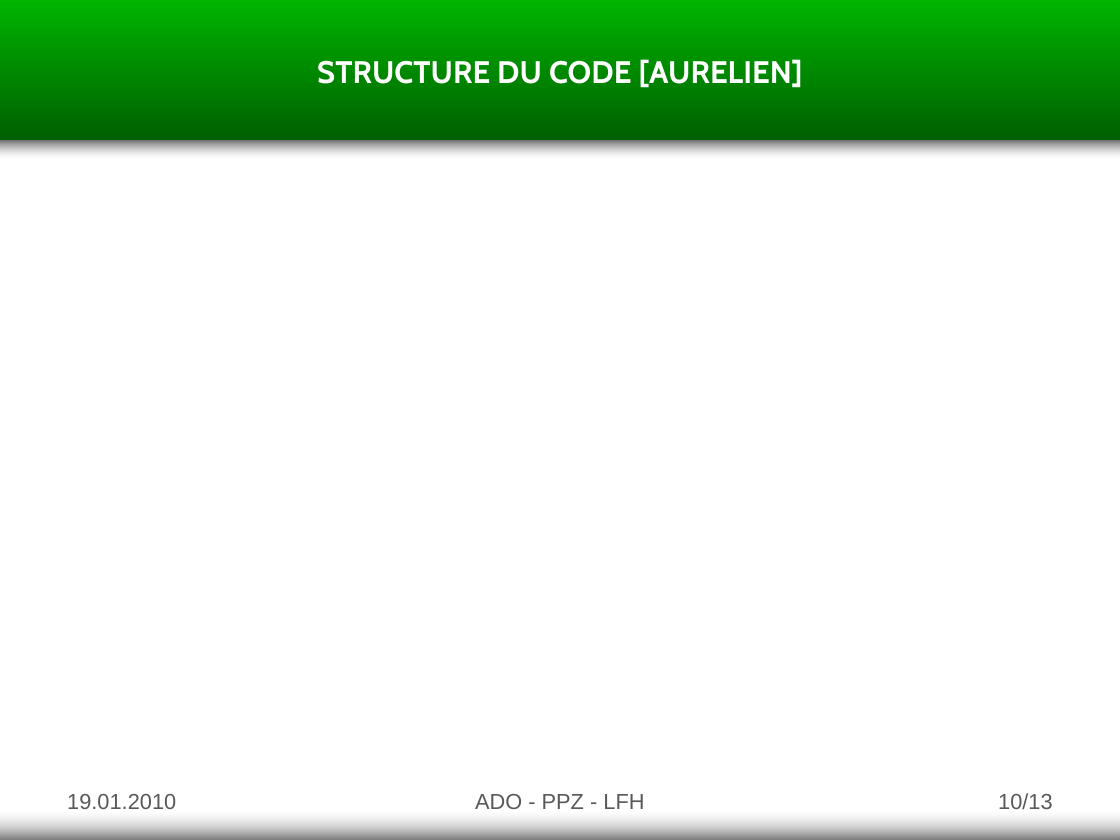
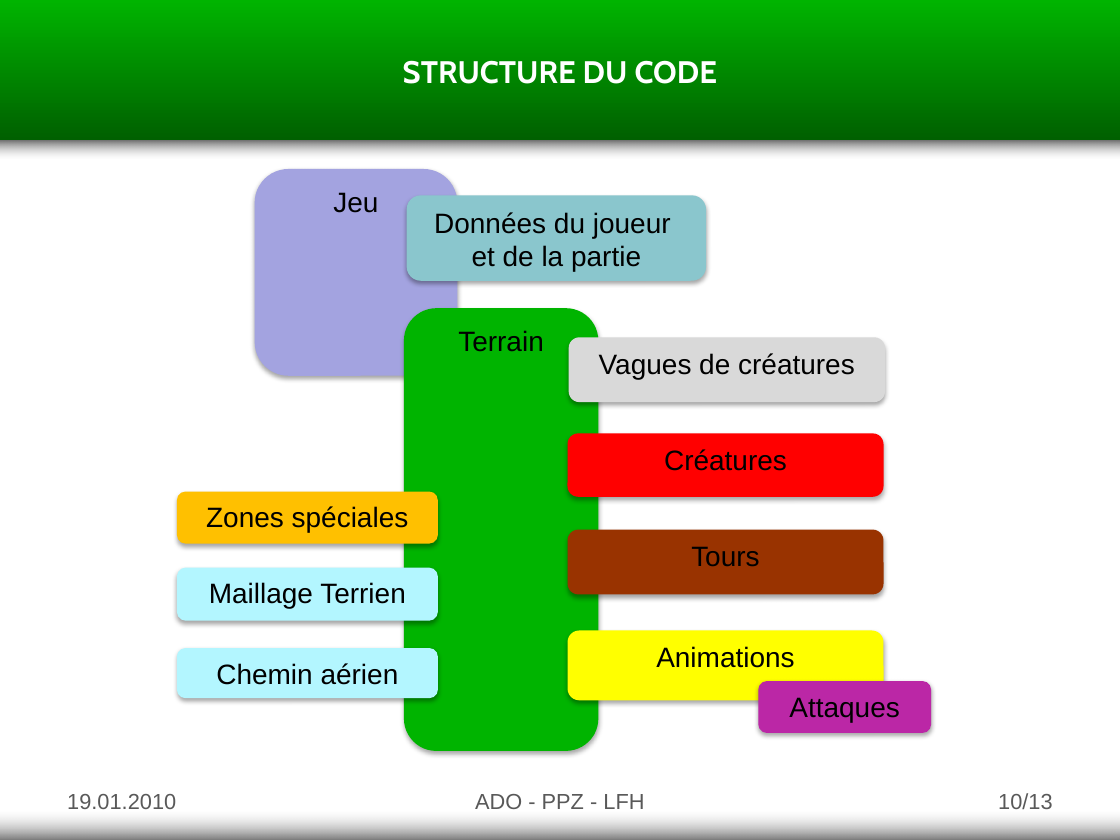
Before and after one commit to Adolio/asd-tower-defense, a slide deck: slide 10 of documents/presentation.pptx. Drawn at 1120x840 pixels with LibreOffice and Linux fonts; fonts in the diff are those of the drawing. Boxes give left, top, right and bottom in pixels: in the first picture for what was removed or moved away, otherwise in the second. Text is boxed around its words. In the diff, an @@ line names an element or a change of style, - is before the commit and + after.

Commit message:
Présentation, partie de aurélien...

```diff
--- a/documents/presentation.pptx
+++ b/documents/presentation.pptx
@@ text at (403, 60, 718, 84): text changed @@
-STRUCTURE DU CODE [AURELIEN]
+STRUCTURE DU CODE
@@ rounded rectangle added at (254, 169, 457, 376), fill #A3A3E0, 18 pt, text #000000 @@
+Jeu
@@ rounded rectangle added at (407, 195, 706, 280), fill #8AC6CD, 18 pt, text #000000 @@
+Données du joueur
+et de la partie
@@ rounded rectangle added at (404, 308, 599, 750), fill #00B400, 18 pt, text #000000 @@
+Terrain
@@ rounded rectangle added at (569, 337, 886, 402), fill #D9D9D9, 18 pt, text #000000 @@
+Vagues de créatures
@@ rounded rectangle added at (568, 433, 884, 497), fill #FF0000, 18 pt, text #000000 @@
+Créatures
@@ rounded rectangle added at (177, 492, 438, 544), fill #FFC000, 18 pt, text #000000 @@
+Zones spéciales
@@ rounded rectangle added at (568, 530, 884, 595), fill #993300, 18 pt, text #000000 @@
+Tours
@@ rounded rectangle added at (177, 568, 438, 620), fill #B3F6FF, 18 pt, text #000000 @@
+Maillage Terrien
@@ rounded rectangle added at (177, 648, 438, 699), fill #B3F6FF, 18 pt, text #000000 @@
+Chemin aérien
@@ rounded rectangle added at (568, 631, 884, 700), fill #FFFF00, 18 pt, text #000000 @@
+Animations
@@ rounded rectangle added at (758, 681, 931, 732), fill #BB27A6, 18 pt, text #000000 @@
+Attaques
```
Also in this commit, not shown: 3 other slides changed.
